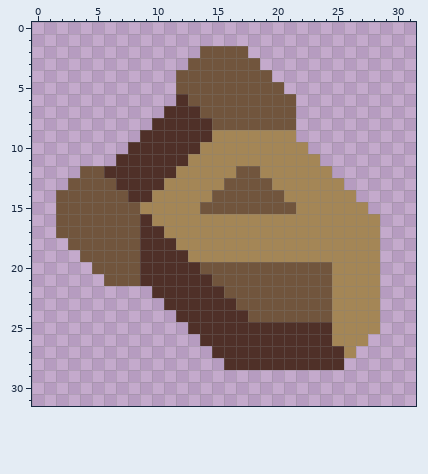
Pixel-art sprite: assets/sprites/items/armatine.png. Above: the version before the commit.
The file is 32x32 pixels.
After:
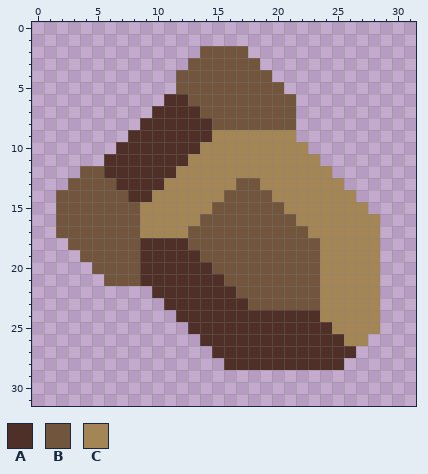
Palette (. is transparent): A #4f3028  B #71553d  C #a48656
What changed:
The edit adds colour A in row 6 at x 11; in row 7 at x 10; in row 8 at x 9; in row 9 at x 8; in row 10 at x 7; in row 11 at x 6.
Colour B gives way to colour A in row 20 at x 14; in row 21 at x 15; in row 22 at x 16; in row 23 at x 17; in row 24 at x 18 to 23.
Colour C gives way to colour A in row 18 at x 12; in row 19 at x 13; in row 26 at x 25; in row 27 at x 26.
Colour C gives way to colour B in row 16 at x 14 to 21; in row 17 at x 13 to 22; in row 18 at x 13 to 23; in row 19 at x 14 to 23.
Colour A gives way to colour C in row 16 at x 9; in row 17 at x 9 to 10.
Colour B gives way to colour C in row 12 at x 17 to 18; in row 13 at x 16 and 19; in row 14 at x 15 and 20; in row 15 at x 14 and 21; in rows 20 to 24 at x 24.
